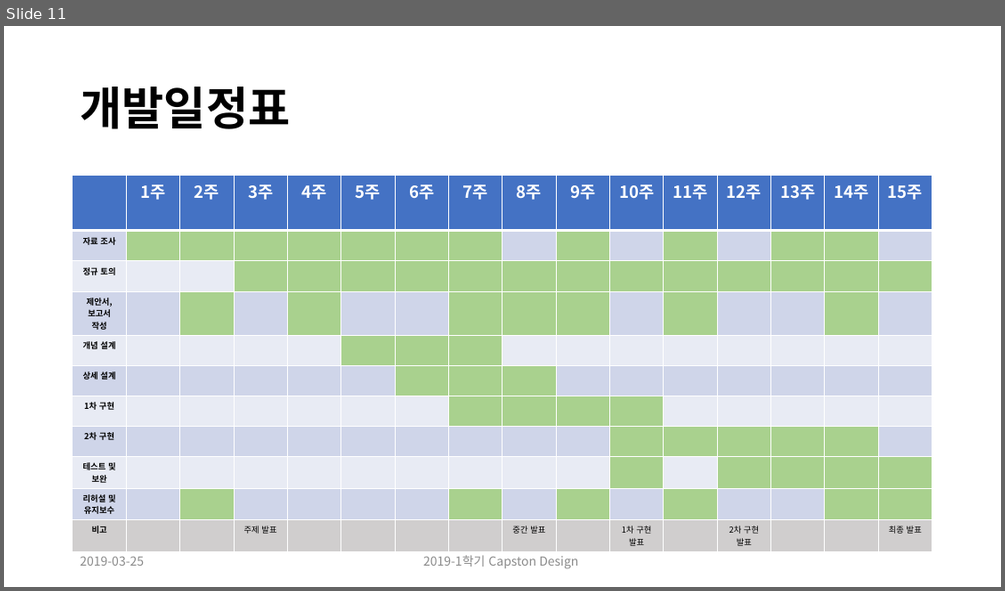
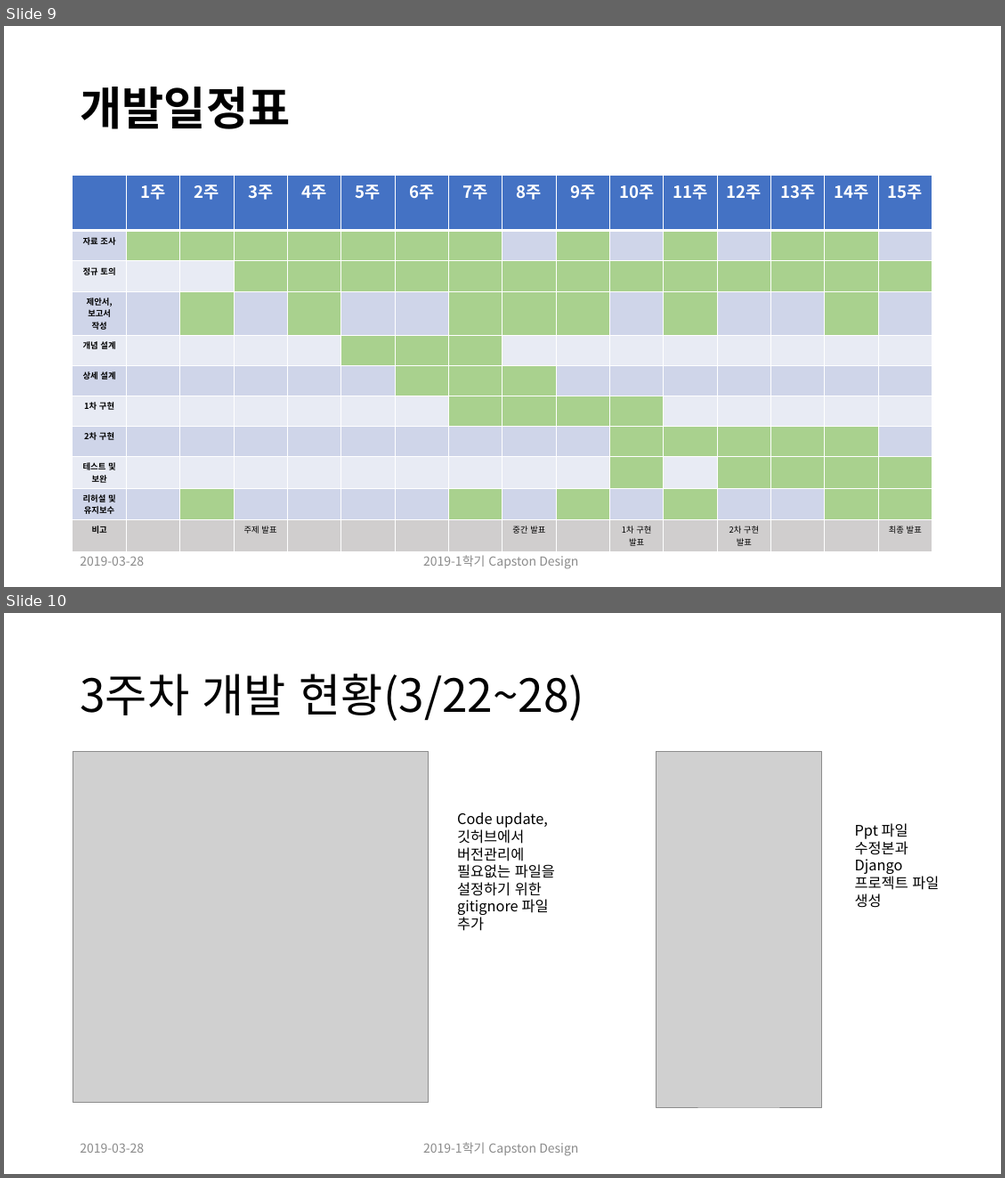
Before and after one commit to CheonSeounghyun/Coordination-Recommend, a slide deck: document/Capston Design Proposal_update(ppt).pptx. Shown one above the other, each under a label of ours: slide 11 before the commit, slides 9 and 10 after it. The pictures are 1005x591 and 1005x1178 pixels, drawn with LibreOffice and Linux fonts; fonts in the diff are those of the drawing; grey boxes stand for pictures. Boxes give left, top, right and bottom in pixels: in the first picture for what was removed or moved away, otherwise in the second. Text is boxed around its words. In the diff, an @@ line names an element or a change of style, - is before the commit and + after.

```diff
--- a/document/Capston Design Proposal_update(ppt).pptx
+++ b/document/Capston Design Proposal_update(ppt).pptx
@@ slide 10 added at (4, 613, 1001, 1174), background #FFFFFF @@
@@ title added at (80, 674, 584, 721), 44 pt, text #000000 @@
+3주차 개발 현황(3/22~28)
@@ picture added at (73, 751, 428, 1102) @@
@@ picture added at (656, 751, 821, 1107) @@
@@ text added at (457, 812, 555, 931), 14 pt, text #000000 @@
+Code update,
+깃허브에서 버전관리에 필요없는 파일을 설정하기 위한 gitignore 파일 추가
@@ text added at (855, 823, 938, 908), 14 pt, text #000000 @@
+Ppt 파일 수정본과 Django 프로젝트 파일 생성
@@ text added at (80, 1143, 144, 1152), 12 pt, text #8C8C8C @@
+2019-03-28
@@ text added at (423, 1142, 578, 1156), 12 pt, text #8C8C8C @@
+2019-1학기 Capston Design
@@ what was slide 11 is now slide 9 @@
@@ slide 9 changed as well @@
@@ text at (80, 556, 144, 565): text changed @@
-2019-03-25
+2019-03-28
```
Also in this commit, not shown: 10 other slides changed, 1 other slide added, 2 slides removed.
